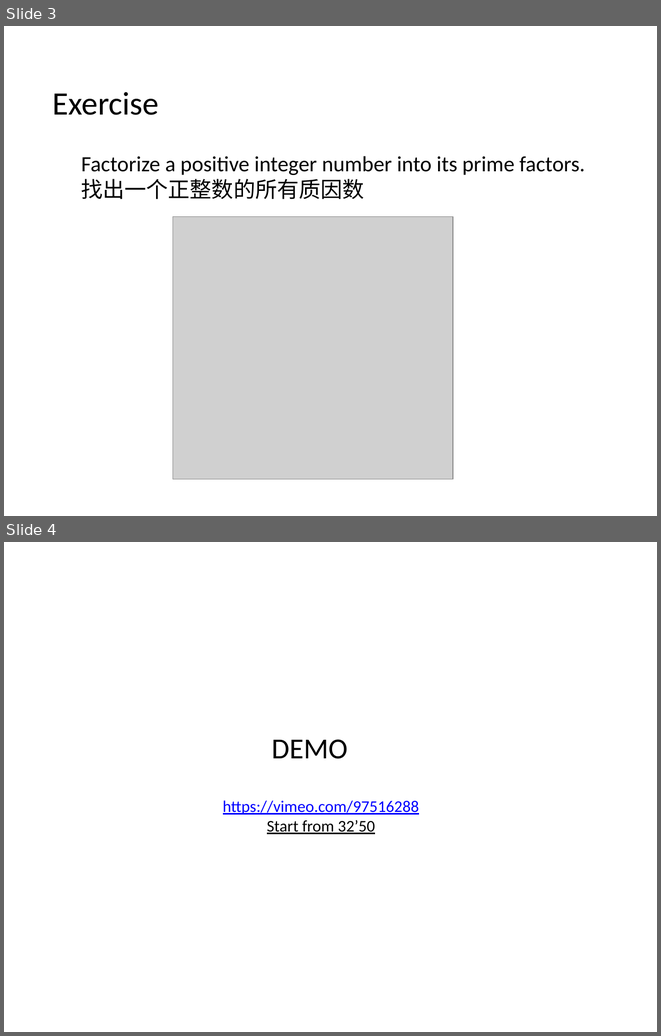
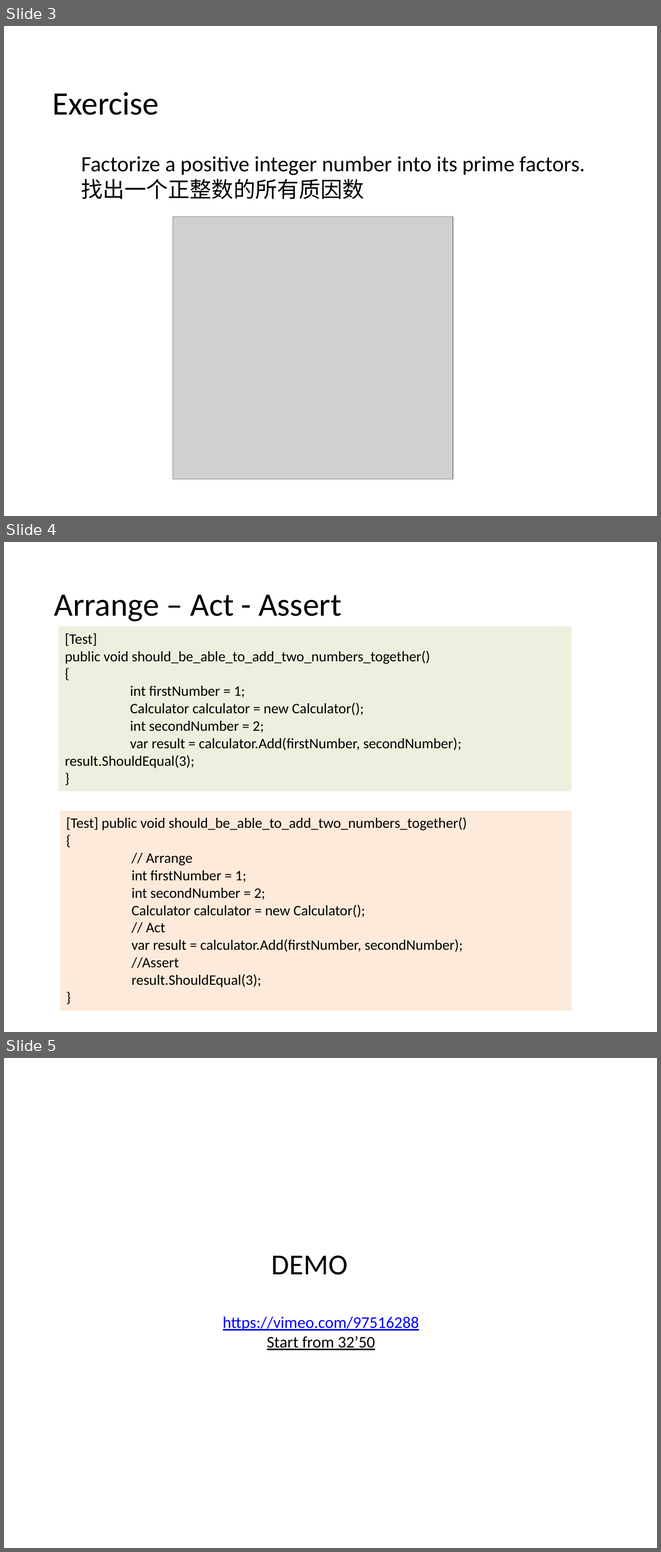
Before and after one commit to feedfood/TDD, a slide deck: Documents/TDD Hands-On 1 .pptx. Shown one above the other, each under a label of ours: slides 3 and 4 before the commit, slides 3, 4 and 5 after it. The pictures are 661x1036 and 661x1552 pixels, drawn with LibreOffice and Linux fonts; fonts in the diff are those of the drawing; grey boxes stand for pictures. Boxes give left, top, right and bottom in pixels: in the first picture for what was removed or moved away, otherwise in the second. Text is boxed around its words. In the diff, an @@ line names an element or a change of style, - is before the commit and + after.

```diff
--- a/Documents/TDD Hands-On 1 .pptx
+++ b/Documents/TDD Hands-On 1 .pptx
@@ slide 4 added at (4, 542, 657, 1032), background #FFFFFF @@
@@ text added at (54, 594, 341, 622), 36 pt, text #000000 @@
+Arrange – Act - Assert
@@ rectangle added at (58, 626, 572, 791), fill #EBF1DE, 16 pt, text #000000 @@
+[Test]
+public void should_be_able_to_add_two_numbers_together()
+{
+int firstNumber = 1;
+Calculator calculator = new Calculator();
+int secondNumber = 2;
+var result = calculator.Add(firstNumber, secondNumber); result.ShouldEqual(3);
+}
@@ rectangle added at (60, 810, 571, 1010), fill #FDEADA, 16 pt, text #000000 @@
+[Test] public void should_be_able_to_add_two_numbers_together()
+{
+// Arrange
+int firstNumber = 1;
+int secondNumber = 2;
+Calculator calculator = new Calculator();
+// Act
+var result = calculator.Add(firstNumber, secondNumber);
+//Assert
+result.ShouldEqual(3);
+}
@@ what was slide 4 is now slide 5 @@
```
Also in this commit, not shown: 1 slide changed.
